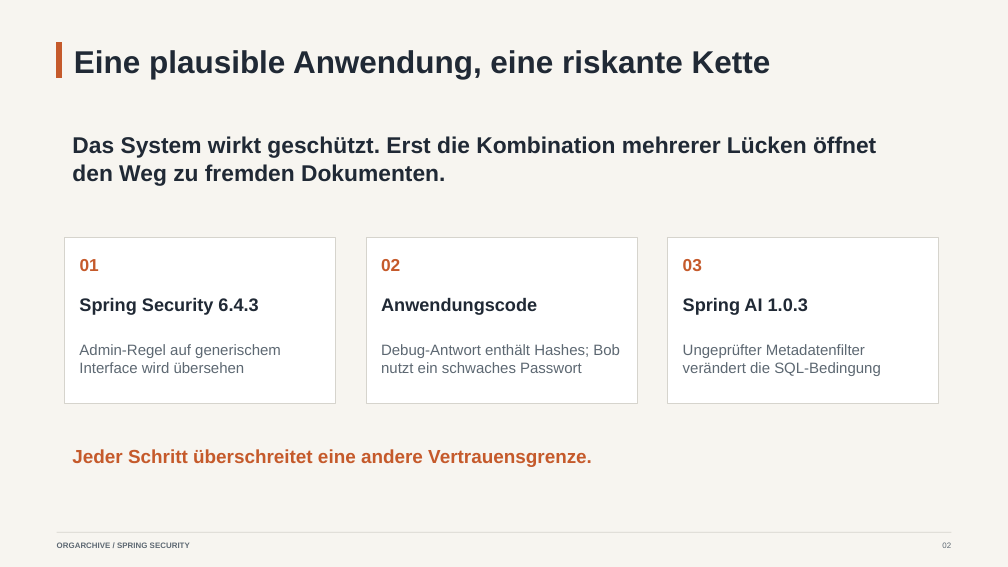
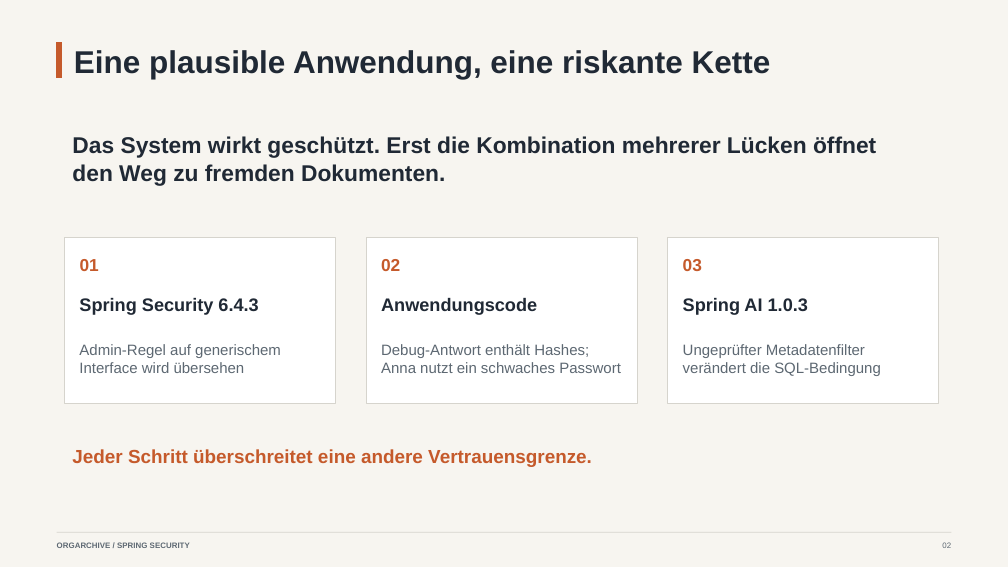
Before and after one commit to andrey94308/spring-came-to-the-party, a slide deck: slide 2 of presentation/spring_knowledge_sharing_editable_orgarchive.pptx. Drawn at 1008x567 pixels with LibreOffice and Linux fonts; fonts in the diff are those of the drawing. Boxes give left, top, right and bottom in pixels: in the first picture for what was removed or moved away, otherwise in the second. Text is boxed around its words. In the diff, an @@ line names an element or a change of style, - is before the commit and + after.

```diff
--- a/presentation/spring_knowledge_sharing_editable_orgarchive.pptx
+++ b/presentation/spring_knowledge_sharing_editable_orgarchive.pptx
@@ text at <box>381,344,621,373</box>: text changed @@
-Debug-Antwort enthält Hashes; Bob nutzt ein schwaches Passwort
+Debug-Antwort enthält Hashes; Anna nutzt ein schwaches Passwort
```
Also in this commit, not shown: 2 other slides changed, 10 other files.
